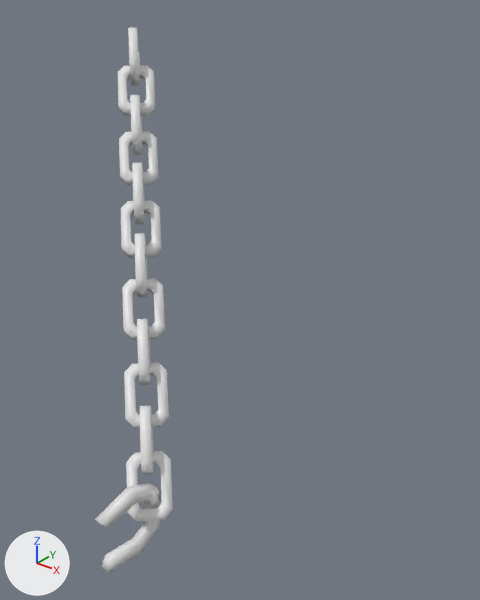
Two versions of the FBX model Assets/3D Assets/Characters/BOSS_Cadena_Trasera_R.fbx, one commit apart.
Camera for both pictures: a 50 mm lens placed at (0.819, -0.6, 2.62), pointed at (-0.408, 0.933, 1.669). The lights are fixed; the arrows at lower left show +X, +Y and +Z.

In view in the first picture: 'Boss_Cadena_trasera_R'.
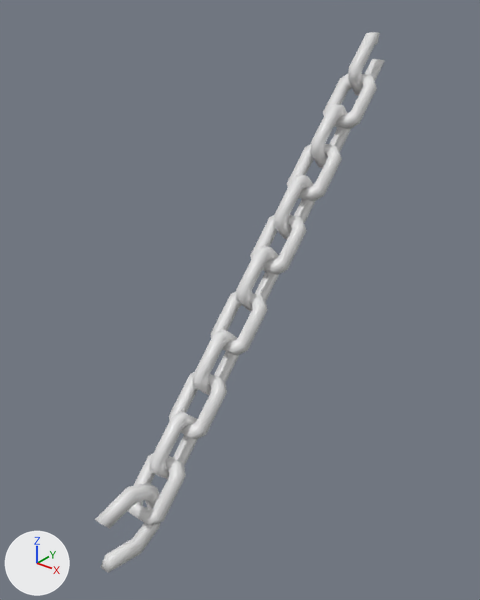
The change, as a list of edits to the scene's bpy script:
```text
Change me_cube_097:
    where me_cube_097.from_pydata(...)  # 408 vertices, 404 faces; spans x -1.087..-0.197, y 0.177..1.172, z 1.172..2.463
    used by ob_boss_cadena_trasera_r; location = (0.0, 0.0, 0.0)
    me_cube_097 part 1: the loose piece of 32 vertices spanning x -0.693..-0.542, y 0.627..0.779, z 1.72..1.905 is turned -45 degrees about the z axis through its middle, then moved by (0.352, 0.146, 0.0)
    me_cube_097 part 2: the loose piece of 32 vertices spanning x -0.627..-0.458, y 0.548..0.717, z 1.637..1.788 is turned -45 degrees about the z axis through its middle, then moved by (0.28, 0.113, 0.0)
    me_cube_097 part 3: the loose piece of 32 vertices spanning x -0.554..-0.402, y 0.488..0.639, z 1.523..1.707 is turned -45 degrees about the z axis through its middle, then moved by (0.212, 0.088, 0.0)
    me_cube_097 part 4: the loose piece of 32 vertices spanning x -0.494..-0.326, y 0.416..0.585, z 1.45..1.601 is turned -45 degrees about the z axis through its middle, then moved by (0.147, 0.059, 0.0)
    me_cube_097 part 5: the loose piece of 32 vertices spanning x -0.424..-0.273, y 0.358..0.51, z 1.34..1.524 is turned -45 degrees about the z axis through its middle, then moved by (0.082, 0.034, 0.0)
    me_cube_097 part 6: the loose piece of 32 vertices spanning x -0.366..-0.197, y 0.288..0.456, z 1.269..1.419 is turned -45 degrees about the z axis through its middle, then moved by (0.019, 0.005, 0.0)
    me_cube_097 part 7: the loose piece of 28 vertices spanning x -1.087..-0.936, y 1.022..1.172, z 2.278..2.463 is turned -45 degrees about the z axis through its middle, then moved by (0.746, 0.309, 0.0)
    me_cube_097 part 8: the loose piece of 32 vertices spanning x -1.021..-0.853, y 0.943..1.111, z 2.195..2.346 is turned -45 degrees about the z axis through its middle, then moved by (0.674, 0.277, 0.0)
    me_cube_097 part 9: the loose piece of 32 vertices spanning x -0.948..-0.797, y 0.882..1.034, z 2.081..2.265 is turned -45 degrees about the z axis through its middle, then moved by (0.607, 0.252, 0.0)
    me_cube_097 part 10: the loose piece of 32 vertices spanning x -0.889..-0.72, y 0.81..0.979, z 2.008..2.158 is turned -45 degrees about the z axis through its middle, then moved by (0.542, 0.222, 0.0)
    me_cube_097 part 11: the loose piece of 32 vertices spanning x -0.819..-0.667, y 0.753..0.904, z 1.898..2.082 is turned -45 degrees about the z axis through its middle, then moved by (0.477, 0.198, 0.0)
    me_cube_097 part 12: the loose piece of 32 vertices spanning x -0.761..-0.592, y 0.682..0.851, z 1.827..1.977 is turned -45 degrees about the z axis through its middle, then moved by (0.414, 0.169, 0.0)
```

What differs and where, as boxes (x1, y1, x2, y2) in the pictures (480 x 600 px; the box of a moved part takes in the faces that stretch with it):
'Boss_Cadena_trasera_R', reshaped (268% wider)
    before: (95, 27, 173, 573)
    after: (95, 32, 385, 573)
part 1 of me_cube_097, moved or reshaped
    before: (134, 233, 148, 297)
    after: (236, 246, 279, 311)
part 2 of me_cube_097, moved or reshaped
    before: (122, 278, 165, 340)
    after: (210, 291, 268, 356)
part 3 of me_cube_097, moved or reshaped
    before: (137, 319, 151, 385)
    after: (193, 329, 239, 395)
part 4 of me_cube_097, moved or reshaped
    before: (124, 362, 169, 428)
    after: (169, 372, 227, 440)
part 5 of me_cube_097, moved or reshaped
    before: (140, 406, 154, 475)
    after: (149, 411, 198, 479)
part 6 of me_cube_097, moved or reshaped
    before: (126, 451, 173, 522)
    after: (128, 454, 186, 526)
part 7 of me_cube_097, moved or reshaped
    before: (128, 27, 140, 86)
    after: (348, 32, 385, 95)
part 8 of me_cube_097, moved or reshaped
    before: (118, 65, 155, 116)
    after: (323, 74, 377, 129)
part 9 of me_cube_097, moved or reshaped
    before: (130, 95, 143, 155)
    after: (310, 104, 350, 168)
part 10 of me_cube_097, moved or reshaped
    before: (119, 131, 158, 185)
    after: (287, 144, 342, 201)
part 11 of me_cube_097, moved or reshaped
    before: (132, 162, 145, 225)
    after: (273, 174, 315, 239)
part 12 of me_cube_097, moved or reshaped
    before: (121, 200, 162, 258)
    after: (250, 215, 307, 275)
